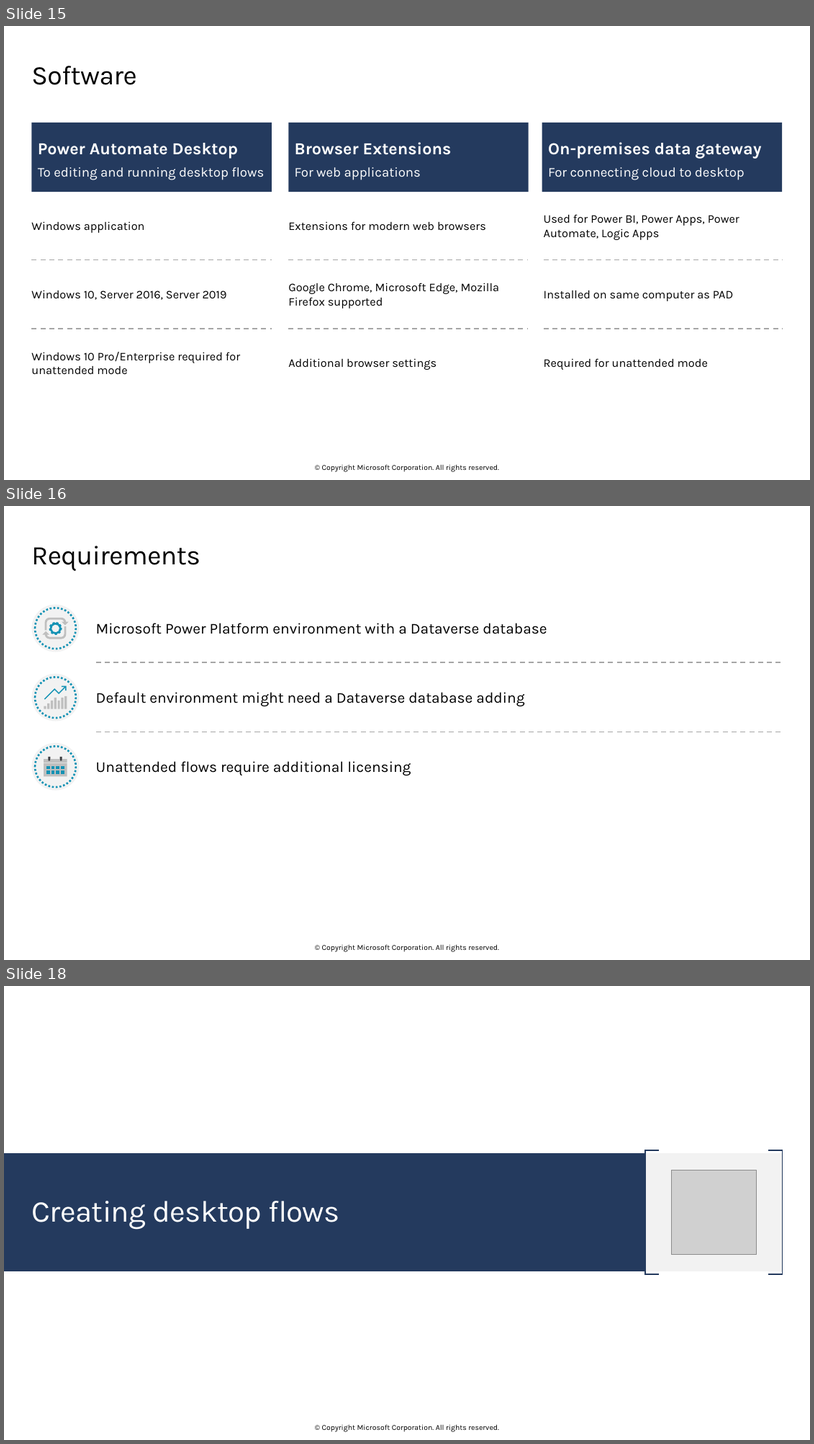
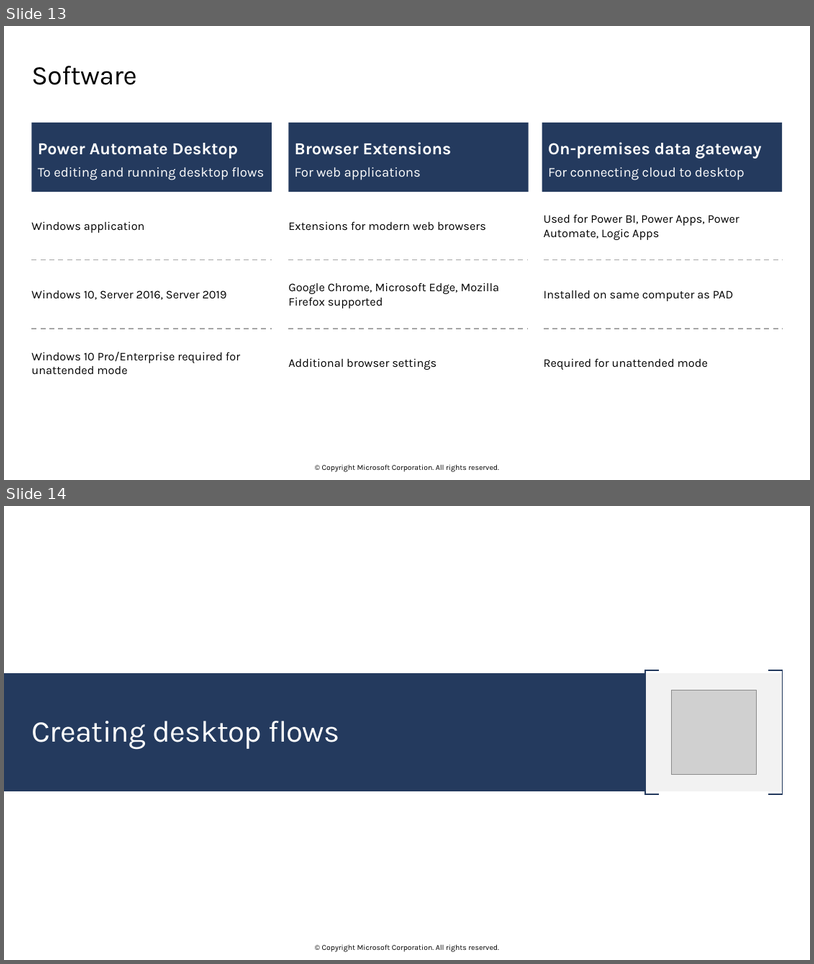
Before and after one commit to sumiticfai196/Batch-23-EY, a slide deck: M13 Robotic Process Automation.pptx. Shown one above the other, each under a label of ours: slides 15, 16 and 18 before the commit, slides 13 and 14 after it; the slides between them are not shown. The pictures are 814x1444 and 814x964 pixels, drawn with LibreOffice and Linux fonts; fonts in the diff are those of the drawing; grey boxes stand for pictures; background and template pictures are left out. Boxes give left, top, right and bottom in pixels: in the first picture for what was removed or moved away, otherwise in the second. Text is boxed around its words. In the diff, an @@ line names an element or a change of style, - is before the commit and + after.

```diff
--- a/M13 Robotic Process Automation.pptx
+++ b/M13 Robotic Process Automation.pptx
@@ slide 16 removed at box(4, 506, 810, 960), background #FFFFFF; not listed: 1 template element that a slide beside it also shows @@
@@ title removed at box(31, 546, 201, 571) @@
-Requirements
@@ group removed at box(32, 605, 79, 651): 3 freeform shapes, 2 ellipses @@
@@ text removed at box(96, 623, 547, 634) @@
-  Microsoft Power Platform environment with a Dataverse database
@@ line removed from (96, 663) to (782, 663) @@
@@ group removed at box(32, 674, 79, 721): 2 ellipses, 2 freeform shapes @@
@@ text removed at box(96, 692, 525, 706) @@
-  Default environment might need a Dataverse database adding
@@ line removed from (96, 731) to (782, 731) @@
@@ text removed at box(96, 761, 411, 775) @@
-  Unattended flows require additional licensing
@@ group removed at box(32, 743, 79, 790): 12 freeform shapes, 2 ellipses @@
@@ what was slide 15 is now slide 13 @@
@@ what was slide 18 is now slide 14 @@
```
Also in this commit, not shown: 12 other slides removed, 2 other files.
